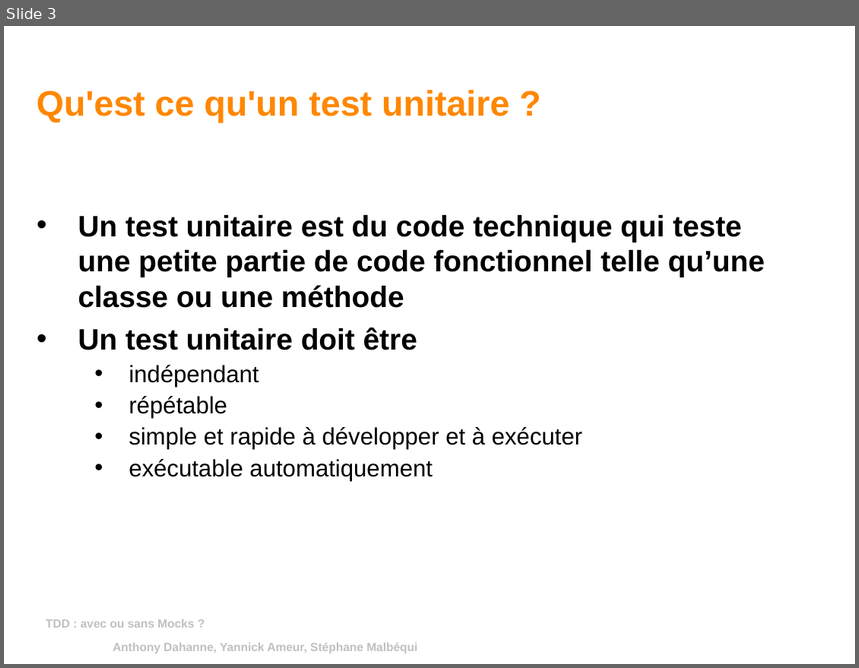
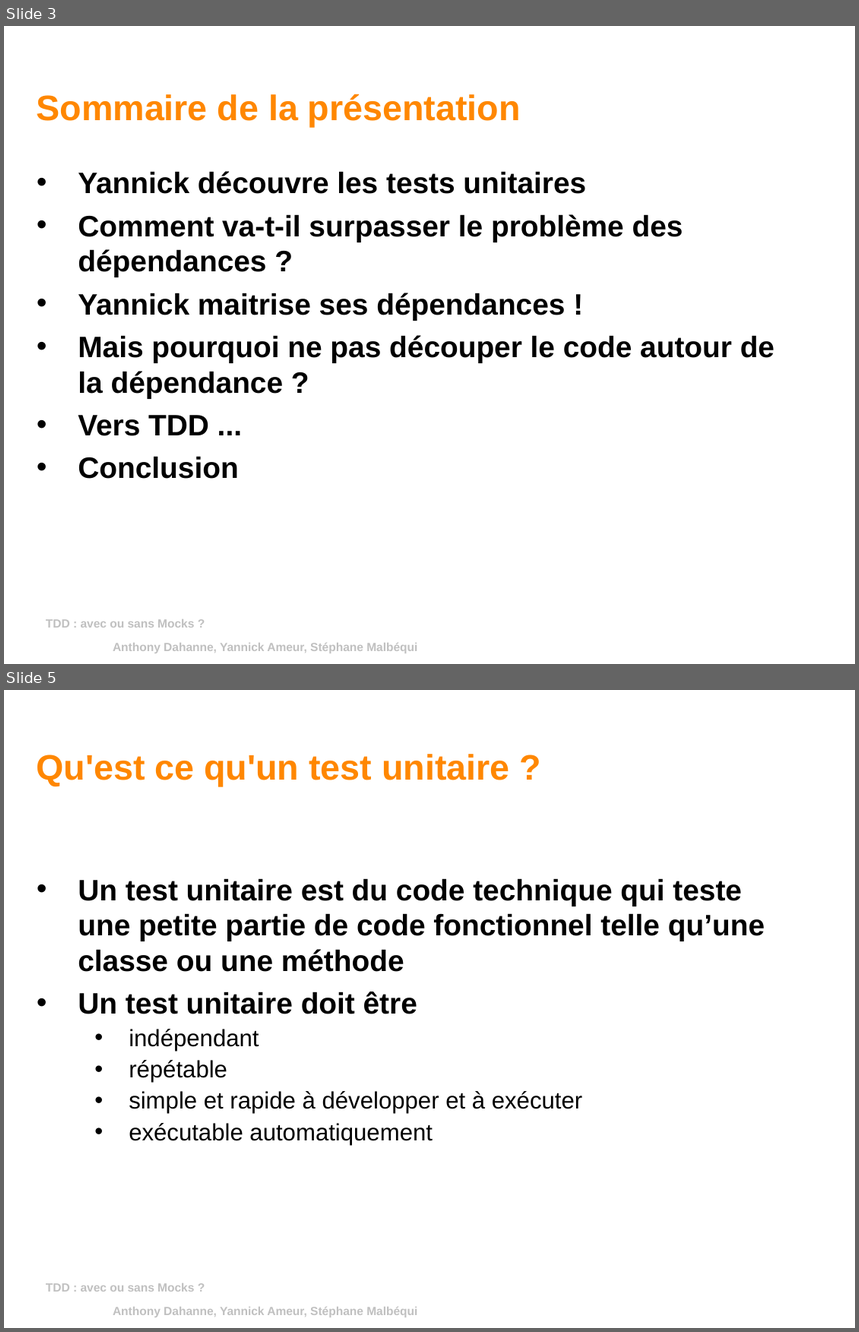
Before and after one commit to yannickameur/tddavecousansmock, a slide deck: tddavecousansmock/tdd_avec_ou_sans_mock.odp. Shown one above the other, each under a label of ours: slide 3 before the commit, slides 3 and 5 after it; the slides between them are not shown. The pictures are 859x668 and 859x1332 pixels, drawn with LibreOffice and Linux fonts; fonts in the diff are those of the drawing; background and template pictures are left out. Boxes give left, top, right and bottom in pixels: in the first picture for what was removed or moved away, otherwise in the second. Text is boxed around its words. In the diff, an @@ line names an element or a change of style, - is before the commit and + after.

```diff
--- a/tddavecousansmock/tdd_avec_ou_sans_mock.odp
+++ b/tddavecousansmock/tdd_avec_ou_sans_mock.odp
@@ slide 3 added at bbox=[4, 26, 855, 664], background #FFFFFF; not listed: 1 template element that a slide beside it also shows @@
@@ title added at bbox=[37, 94, 521, 127], 30 pt, text #FF8701, bold @@
+Sommaire de la présentation
@@ text added at bbox=[78, 171, 775, 479], 25 pt, text #000000, bold @@
+• Yannick découvre les tests unitaires
+• Comment va-t-il surpasser le problème des dépendances ?
+• Yannick maitrise ses dépendances !
+• Mais pourquoi ne pas découper le code autour de la dépendance ?
+• Vers TDD ...
+• Conclusion
@@ text added at bbox=[46, 620, 194, 628], 10 pt, text #C0C0C0, bold @@
+TDD : avec ou sans Mocks ?
@@ page number added at bbox=[439, 629, 675, 663], 14 pt, text #FFFFFF, bold @@
+3
@@ what was slide 3 is now slide 5 @@
```
Also in this commit, not shown: 3 slides changed, 1 other slide added, 14 other files.
